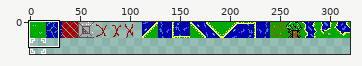
File history of a sprite sheet, assets/bg_16x16.png. Above, an overview of the earlier version with the close-up marked.
Close-up. Before the commit:
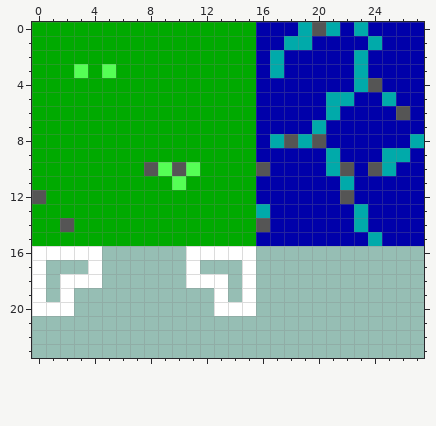
The file is 320x32 pixels. Shown: x 0..27, y 0..23.
After:
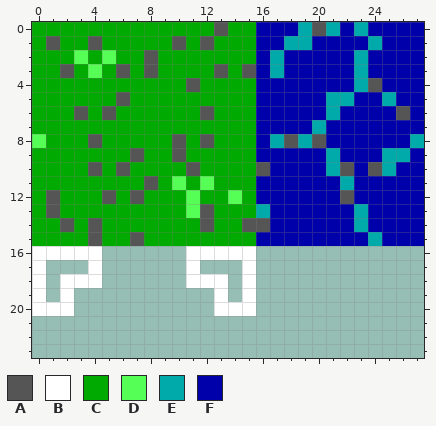
Palette (. is transparent): A #555555  B #ffffff  C #00aa00  D #55ff55  E #00aaaa  F #0000aa
From old to new:
The edit turns colour C into colour A in row 0 at x 13; in row 1 at x 1, 4, 10 and 12; in row 2 at x 8; in row 3 at x 2, 6, 8, 13 and 15; in row 4 at x 11; in row 5 at x 6.
The edit turns colour C into colour A in row 6 at x 3, 5 and 12; in row 8 at x 4, 10 and 12; in row 9 at x 7 and 10; in row 10 at x 4 and 6; in row 11 at x 8; in row 12 at x 1, 5 and 7.
The edit turns colour C into colour A in row 13 at x 1 and 12; in row 14 at x 4, 12 and 15; in row 15 at x 4 and 7.
The edit turns colour D into colour A in row 10 at x 11.
The edit turns colour A into colour C in row 10 at x 8 and 10; in row 12 at x 0.
The edit turns colour D into colour C in row 3 at x 3 and 5; in row 10 at x 9.
The edit turns colour C into colour D in row 2 at x 3 and 5; in row 3 at x 4; in row 8 at x 0; in row 11 at x 12; in row 12 at x 11 and 14; in row 13 at x 11.
Boxes around the changes in both close-ups, in picture pixels (x1, y1, x2, y2):
changed: (32, 22, 256, 246)
